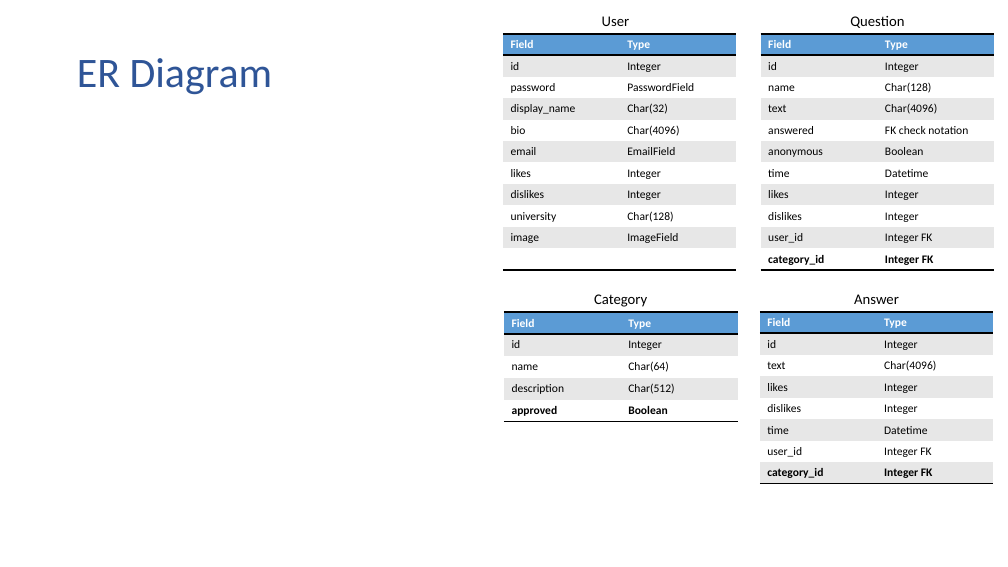
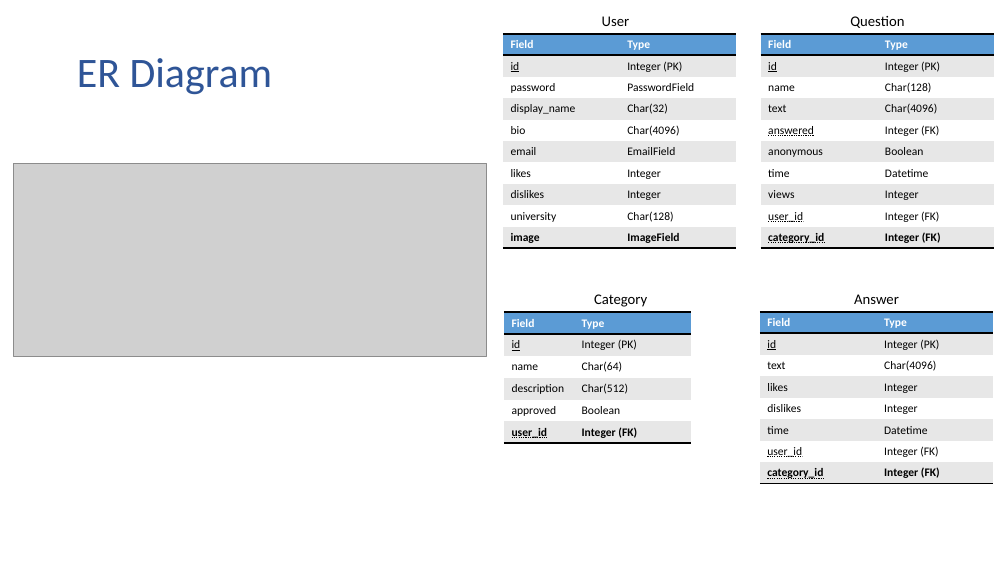
Before and after one commit to 2324127m/Lab3TeamB, a slide deck: slide 13 of FINAL/Final Draft 1.pptx. Drawn at 1008x567 pixels with LibreOffice and Linux fonts; fonts in the diff are those of the drawing; grey boxes stand for pictures. Boxes give left, top, right and bottom in pixels: in the first picture for what was removed or moved away, otherwise in the second. Text is boxed around its words. In the diff, an @@ line names an element or a change of style, - is before the commit and + after.

```diff
--- a/FINAL/Final Draft 1.pptx
+++ b/FINAL/Final Draft 1.pptx
@@ table at (x1=503, y1=34, x2=736, y2=248) @@
-row 2, column 2: Integer
+row 2, column 2: Integer (PK)
-row 11:  | 
@@ table at (x1=761, y1=34, x2=994, y2=248) @@
-row 2, column 2: Integer
+row 2, column 2: Integer (PK)
-row 5, column 2: FK check notation
+row 5, column 2: Integer (FK)
-row 8: likes | Integer
-row 9: dislikes | Integer
-row 10: user_id | Integer FK
-row 11: category_id | Integer FK
+row 8: views | Integer
+row 9: user_id | Integer (FK)
+row 10: category_id | Integer (FK)
@@ picture added at (x1=14, y1=163, x2=487, y2=356) @@
@@ table at (x1=504, y1=312, x2=691, y2=442) @@
-row 2, column 2: Integer
+row 2, column 2: Integer (PK)
+row 6: user_id | Integer (FK)
@@ table resized from (x1=504, y1=312, x2=737, y2=420) to (x1=504, y1=312, x2=691, y2=442) @@
@@ table at (x1=760, y1=312, x2=993, y2=483) @@
-row 2, column 2: Integer
+row 2, column 2: Integer (PK)
-row 7, column 2: Integer FK
+row 7, column 2: Integer (FK)
-row 8, column 2: Integer FK
+row 8, column 2: Integer (FK)
@@ underline on in "id", "user_id", "category_id" @@
```
Also in this commit, not shown: 2 other files.
